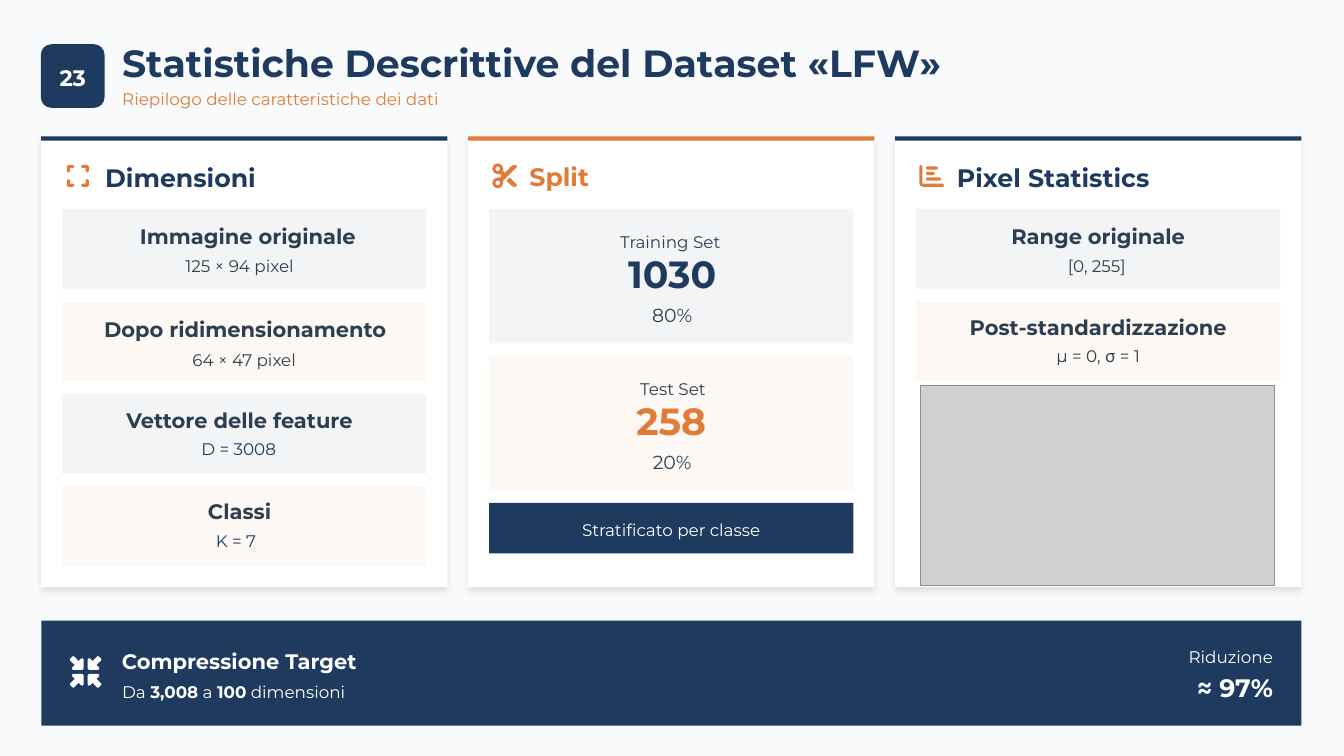
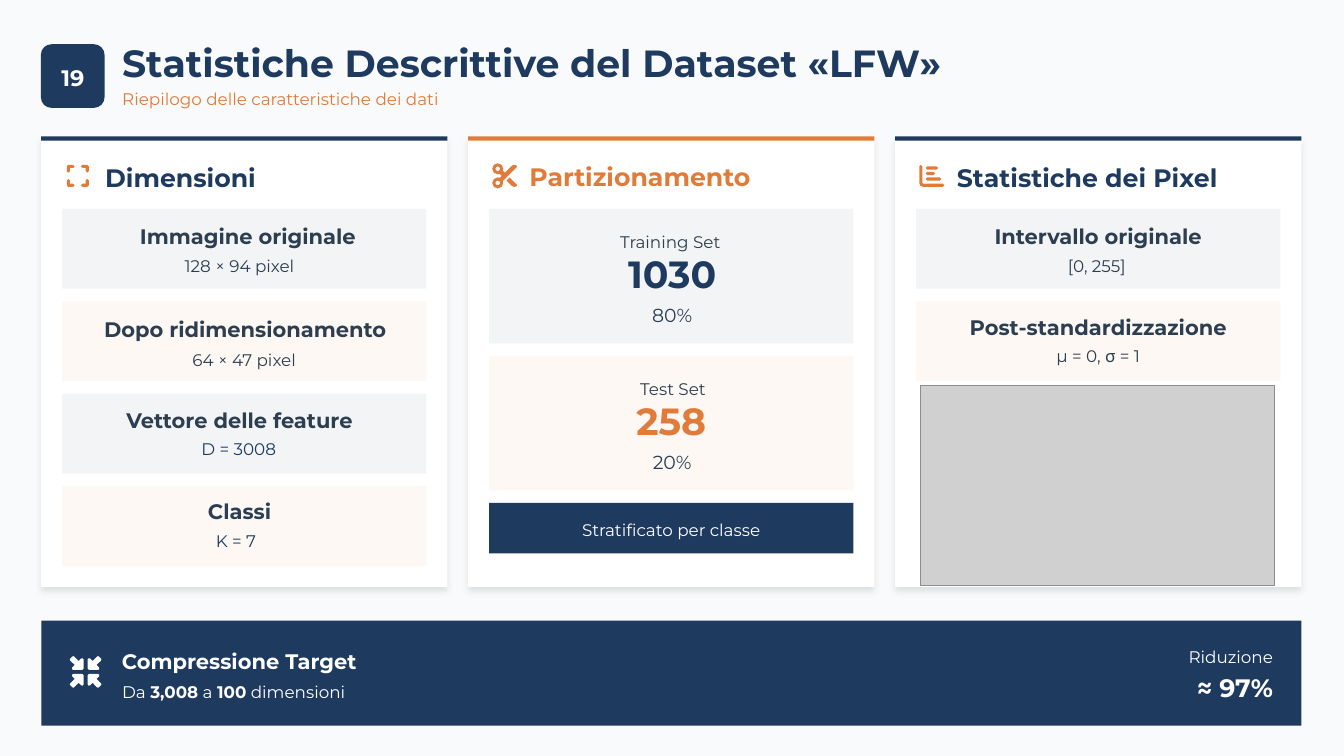
Before and after one commit to carrieroroberto/face-recognition-dimensionality-reduction, a slide deck: slide 21 of results/presentation/Carriero, Leone - Analisi Comparativa per Riduzione Dimensionale, Approccio Lineare e Non-Lineare per Riconoscimento e Verifica Facciale.pptx (slide 25 before the commit). Drawn at 1344x756 pixels with LibreOffice and Linux fonts; fonts in the diff are those of the drawing; grey boxes stand for pictures. Boxes give left, top, right and bottom in pixels: in the first picture for what was removed or moved away, otherwise in the second. Text is boxed around its words. In the diff, an @@ line names an element or a change of style, - is before the commit and + after.

```diff
--- a/results/presentation/Carriero, Leone - Analisi Comparativa per Riduzione Dimensionale, Approccio Lineare e Non-Lineare per Riconoscimento e Verifica Facciale.pptx
+++ b/results/presentation/Carriero, Leone - Analisi Comparativa per Riduzione Dimensionale, Approccio Lineare e Non-Lineare per Riconoscimento e Verifica Facciale.pptx
@@ text at (61,70,84,87): text changed @@
-23
+19
@@ text at (529,166,750,186): text changed @@
-Split
+Partizionamento
@@ text at (957,167,1217,188): text changed @@
-Pixel Statistics
+Statistiche dei Pixel
@@ text at (995,227,1202,249): text changed @@
-Range originale
+Intervallo originale
@@ text at (185,259,294,276): text changed @@
-125 × 94 pixel
+128 × 94 pixel
```
Also in this commit, not shown: 43 other slides changed, 1 other file.
